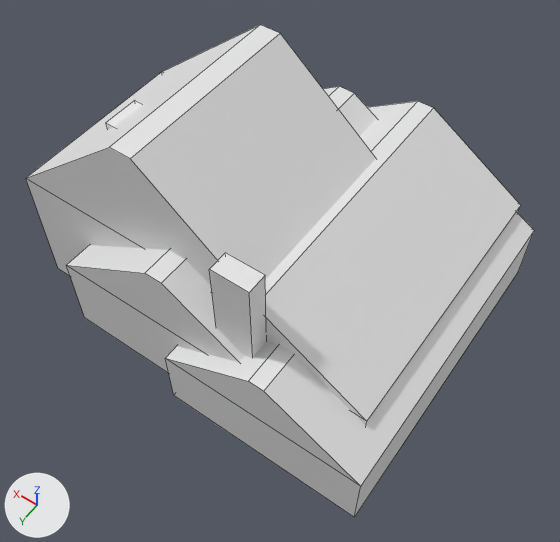
A saved change to the Blender file Assets/Blends/houseAmerican.blend.
Both versions are drawn from a camera (50 mm lens) standing at (-8.2, 10.64, 17.56) and looking at (-1.23, 0.89, 2.24). The lights are fixed; the arrows at lower left show +X, +Y and +Z. Mesh edges are drawn as thin lines. The same objects are shown in both versions, whatever each file hides.

Script lines for the objects in view, before the commit:
```python
me_plane = bpy.data.meshes.new('Plane')
me_plane.from_pydata(...)  # 56 vertices, 42 faces; spans x -5.19..5.08, y -4.59..3.7, z -0.02..6.62
me_plane_007 = bpy.data.meshes.new('Plane.007')
me_plane_007.from_pydata(...)  # 56 vertices, 42 faces; spans x -5.71..3.1, y -0.28..8.69, z -2.73..2.94
ob_house1 = bpy.data.objects.new('House1', me_plane)
ob_house1.location = (0.0, 0.0, 0.0)
ob_house2 = bpy.data.objects.new('House2', me_plane_007)
ob_house2.location = (2.91, 1.21, 2.71)
ob_house2.rotation_euler = (0.0, 0.0, 1.571)  # degrees (0, 0, 90)
```
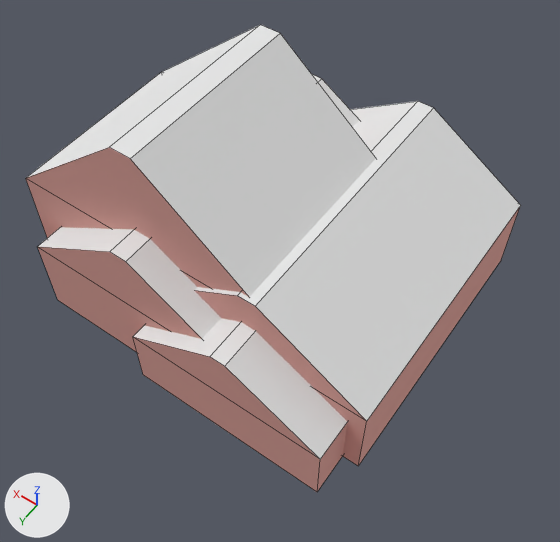
Where the change shows, as pixel boxes (x1, y1, x2, y2) in the pictures (560 x 542 px; the box of a moved part takes in the faces that stretch with it):
'House1', reshaped: before (26, 25, 521, 425); after (26, 25, 521, 466)
'House2', reshaped, moved, turned: before (67, 86, 534, 517); after (38, 74, 359, 492)
part 1 of me_plane, deleted: before (209, 253, 266, 358)
part 2 of me_plane, recoloured: (26, 147, 520, 425) in both
part 3 of me_plane_007, added: after (38, 247, 171, 352)
part 4 of me_plane_007, moved or reshaped: before (67, 86, 377, 362); after (38, 74, 359, 339)
part 5 of me_plane_007, added: after (133, 337, 347, 492)
part 6 of me_plane_007, moved or reshaped: before (166, 213, 534, 486); after (133, 318, 347, 459)
part 7 of me_plane_007, deleted: before (106, 100, 143, 130)
part 8 of me_plane_007, deleted: before (67, 266, 204, 373)
part 9 of me_plane_007, deleted: before (165, 232, 534, 517)

Patch to the scene script:
```diff
--- a/Assets/Blends/houseAmerican.blend.py
+++ b/Assets/Blends/houseAmerican.blend.py
@@ mat_material @@
+mat_material = diffuse_material('Material')
+mat_material.base_color = (0.8, 0.8, 0.8)  # white #e7e7e7
@@ mat_untitled @@
+mat_untitled = diffuse_material('Untitled')
+mat_untitled.base_color = (0.8, 0.412, 0.371)  # pink #e7aca4
@@ me_plane @@
 # used by ob_house1; location = (0.0, 0.0, 0.0)
-me_plane.from_pydata(...)  # 56 vertices, 42 faces; spans x -5.19..5.08, y -4.59..3.7, z -0.02..6.62
+me_plane.from_pydata(...)  # 48 vertices, 36 faces; spans x -5.19..5.08, y -4.59..3.21, z -0.02..6.62
+# me_plane part 1: the loose piece of 8 vertices spanning x -2.5..-1.51, y 3.18..3.7, z -0.01..5.42 is deleted
+# me_plane part 2: 27 faces spanning x -5.19..5.08, y -4.59..3.21, z -0.02..6.62 switch from no material to mat_untitled (pink #e7aca4)
+me_plane.materials.append(mat_material)  # white #e7e7e7
@@ me_plane_007 @@
 me_plane_007.from_pydata(...)  # 56 vertices, 42 faces; spans x -5.71..3.1, y -0.28..8.69, z -2.73..2.94
 # used by ob_house2; location = (2.91, 1.21, 2.71); rotation_euler = (0.0, 0.0, 1.571), in degrees (0, 0, 90)
+# me_plane_007 part 3: a new loose piece, a box spanning x -2.15..4.22, y -3.9..3.9, z 0.0..2.32, in mat_untitled (pink #e7aca4)
+# me_plane_007 part 4: the loose piece of 8 vertices spanning x -5.11..2.69, y -0.28..6.09, z -0.38..1.49 is turned 90 degrees about the z axis through its middle, then moved by (2.25, -2.91, 2.71)
+# me_plane_007 part 5: a new loose piece, a box spanning x -4.74..0.7, y -4.5..4.31, z -0.02..1.78, in mat_untitled (pink #e7aca4)
+# me_plane_007 part 6: the loose piece of 8 vertices spanning x -5.71..3.1, y 3.24..8.69, z -0.92..0.53 is turned 90 degrees about the z axis through its middle, then moved by (-0.72, -6.06, 2.71)
+# me_plane_007 part 7: the loose piece of 8 vertices spanning x -0.5..0.5, y -0.26..0.26, z -2.72..2.72 is deleted
+# me_plane_007 part 8: the loose piece of 8 vertices spanning x -5.11..2.69, y -0.28..6.09, z -2.71..-0.38 is deleted
+# me_plane_007 part 9: the loose piece of 8 vertices spanning x -5.71..3.1, y 3.24..8.69, z -2.73..-0.92 is deleted
+me_plane_007.materials.append(mat_untitled)  # pink #e7aca4
+me_plane_007.materials.append(mat_material)  # white #e7e7e7
@@ ob_house2 @@
 ob_house2 = bpy.data.objects.new('House2', me_plane_007)
-ob_house2.location = (2.91, 1.21, 2.71)
-ob_house2.rotation_euler = (0.0, 0.0, 1.571)  # degrees (0, 0, 90)
+ob_house2.location = (0.0, 0.0, 0.0)
```
